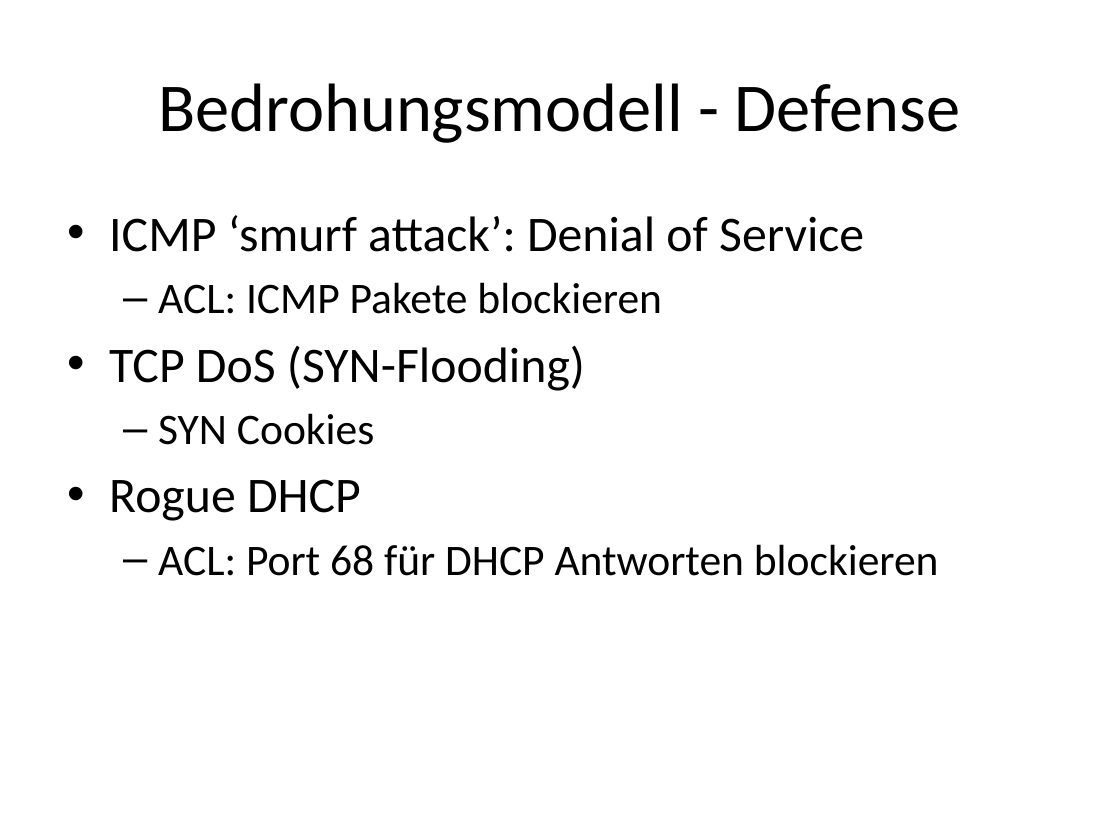
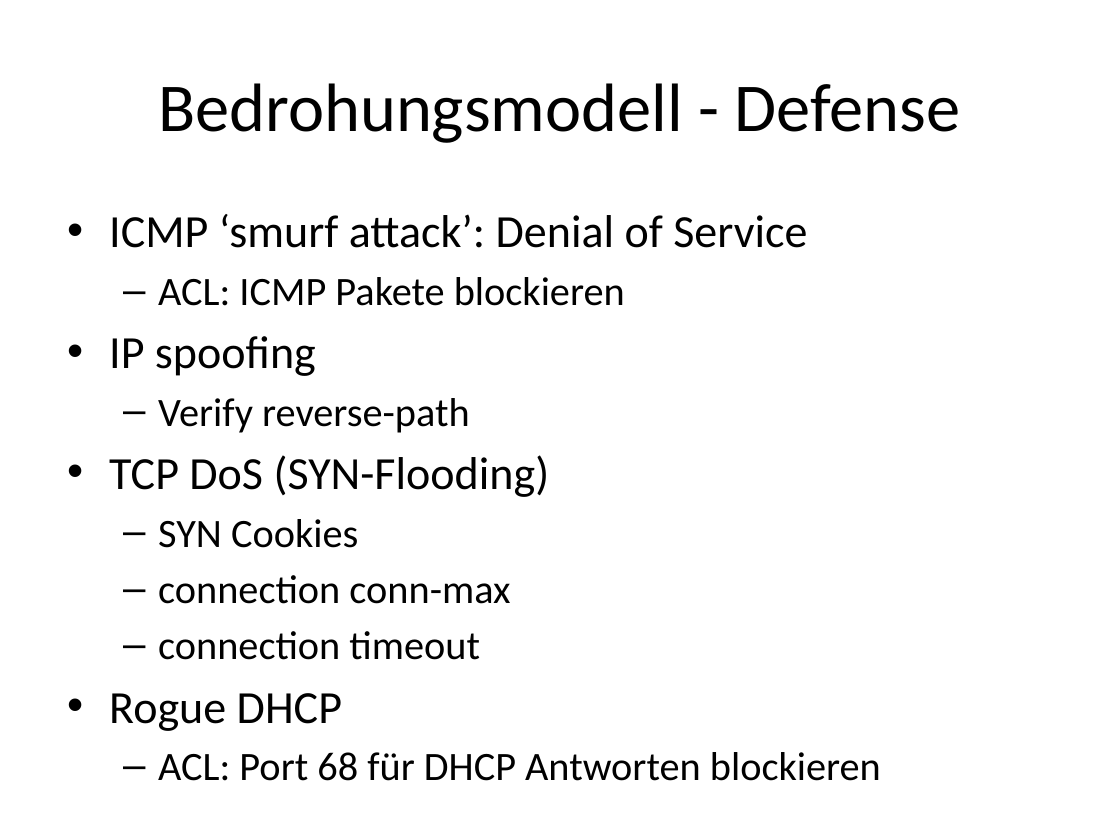
Before and after one commit to iSOcH/wosm, a slide deck: slide 6 of Phase1/Demo1.pptx. Drawn at 1120x840 pixels with LibreOffice and Linux fonts; fonts in the diff are those of the drawing. Boxes give left, top, right and bottom in pixels: in the first picture for what was removed or moved away, otherwise in the second. Text is boxed around its words. In the diff, an @@ line names an element or a change of style, - is before the commit and + after.

```diff
--- a/Phase1/Demo1.pptx
+++ b/Phase1/Demo1.pptx
@@ text at (109,214,881,781): size 32 to 29.6 pt in "ICMP ‘smurf attack’: Denial of Service", "TCP DoS (SYN-Flooding)", "Rogue DHCP"; size 28 to 25.9 pt in "ACL: ICMP Pakete blockieren", "SYN Cookies", "ACL: Port 68 für DHCP Antworten blockieren" @@
@@ text at (109,336,469,433): paragraphs added @@
+• IP spoofing
+  – Verify reverse-path
@@ text at (158,575,510,660): paragraphs added @@
+  – connection conn-max
+  – connection timeout
```
Also in this commit, not shown: 1 other slide changed, 2 other files.
